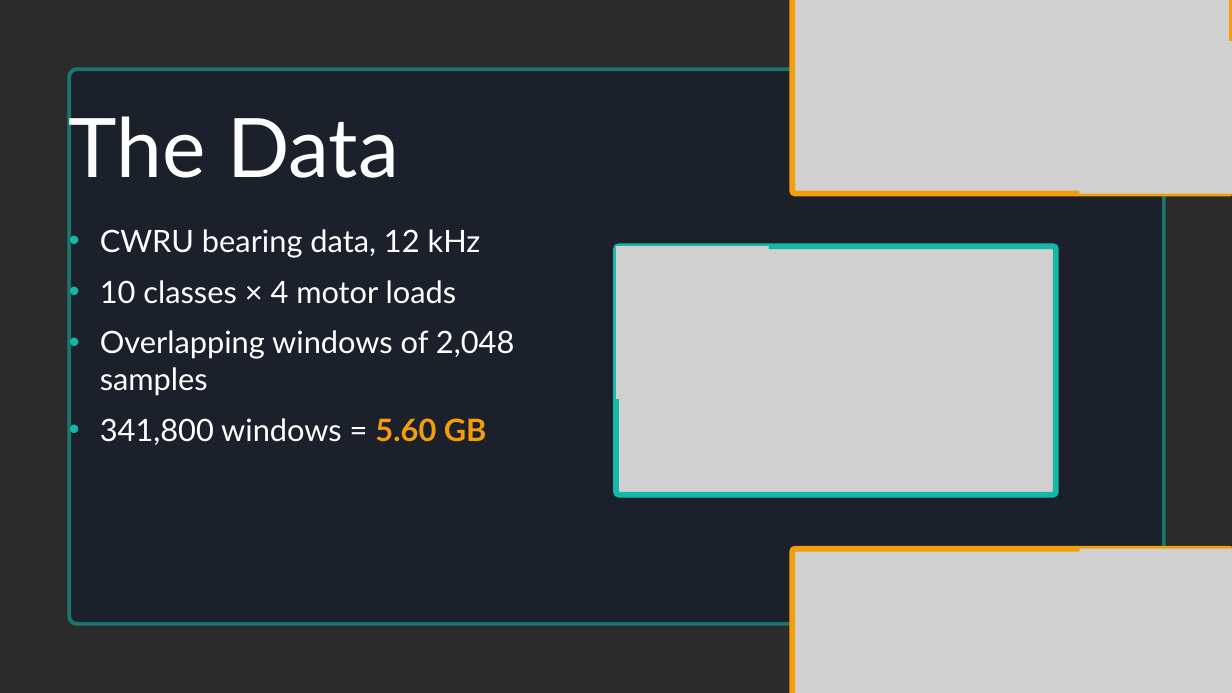
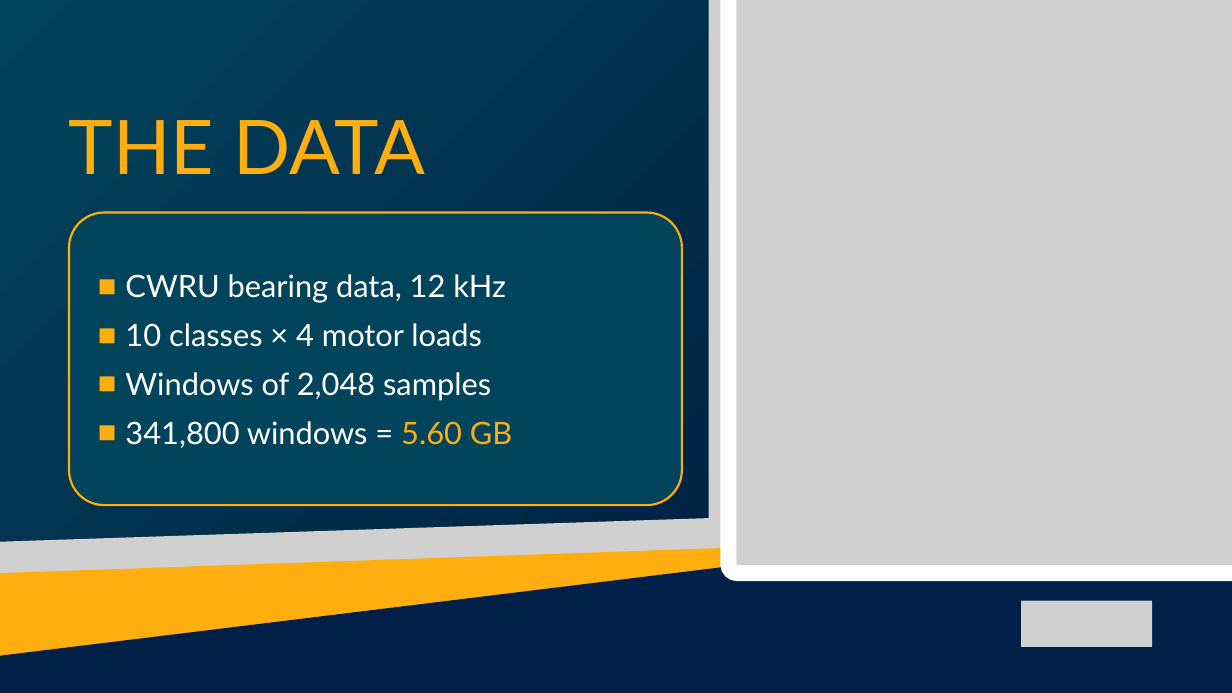
Before and after one commit to amnaaljasmi701/ai508-bearing-irf-reproduction, a slide deck: slide 6 of report/AI508_A2_Presentation.pptx. Drawn at 1232x693 pixels with LibreOffice and Linux fonts; fonts in the diff are those of the drawing; grey boxes stand for pictures; background and template pictures are left out; a plain dark background stands for a picture behind light text. Boxes give left, top, right and bottom in pixels: in the first picture for what was removed or moved away, otherwise in the second. Text is boxed around its words. In the diff, an @@ line names an element or a change of style, - is before the commit and + after.

```diff
--- a/report/AI508_A2_Presentation.pptx
+++ b/report/AI508_A2_Presentation.pptx
@@ background picture (left out) to gradient #01445C to #000F35 @@
@@ picture added at box(708, 0, 1232, 573) @@
@@ picture added at box(728, 0, 1232, 573) @@
@@ picture removed at box(792, 0, 1232, 193) @@
@@ picture removed at box(1079, 41, 1232, 193) @@
@@ freeform shape removed at box(69, 69, 1164, 623) @@
@@ text at box(69, 120, 426, 174): text changed; size 96 to 88 pt; text colour #FFFFFF to #FFAE10 @@
-The Data
+THE DATA
@@ rounded rectangle "CWRU bearing data, 12 kHz": place and size @@
-rounded rectangle "CWRU bearing data, 12 kHz" at box(100, 229, 514, 445)
+rounded rectangle "CWRU bearing data, 12 kHz" at box(69, 213, 682, 505)
@@ rounded rectangle "CWRU bearing data, 12 kHz" at box(69, 213, 682, 505): vertical alignment top to middle; fill none to #01445C; outline none to #FFAE10 2.5 pt @@
@@ picture removed at box(616, 246, 1056, 495) @@
@@ picture removed at box(616, 246, 769, 399) @@
@@ text in rounded rectangle at box(125, 274, 512, 448): text colour #F59E0B to #FFAE10, bold off in "5.60 GB"; bullet • to ■; less space between paragraphs; bullet colour #14B8A6 to #FFAE10 @@
@@ text in rounded rectangle at box(125, 372, 491, 401): text changed @@
-• Overlapping windows of 2,048 samples
+■ Windows of 2,048 samples
@@ picture added at box(0, 504, 1152, 583) @@
@@ freeform shape added at box(0, 482, 1232, 693), fill #012047 @@
@@ freeform shape added at box(0, 523, 1232, 693), fill #FFAE10 @@
@@ picture removed at box(792, 549, 1232, 693) @@
@@ picture removed at box(1079, 549, 1232, 693) @@
@@ picture added at box(1021, 601, 1152, 647) @@
```
Also in this commit, not shown: 17 other slides changed, 1 slide added, 1 slide removed, 8 other files.
